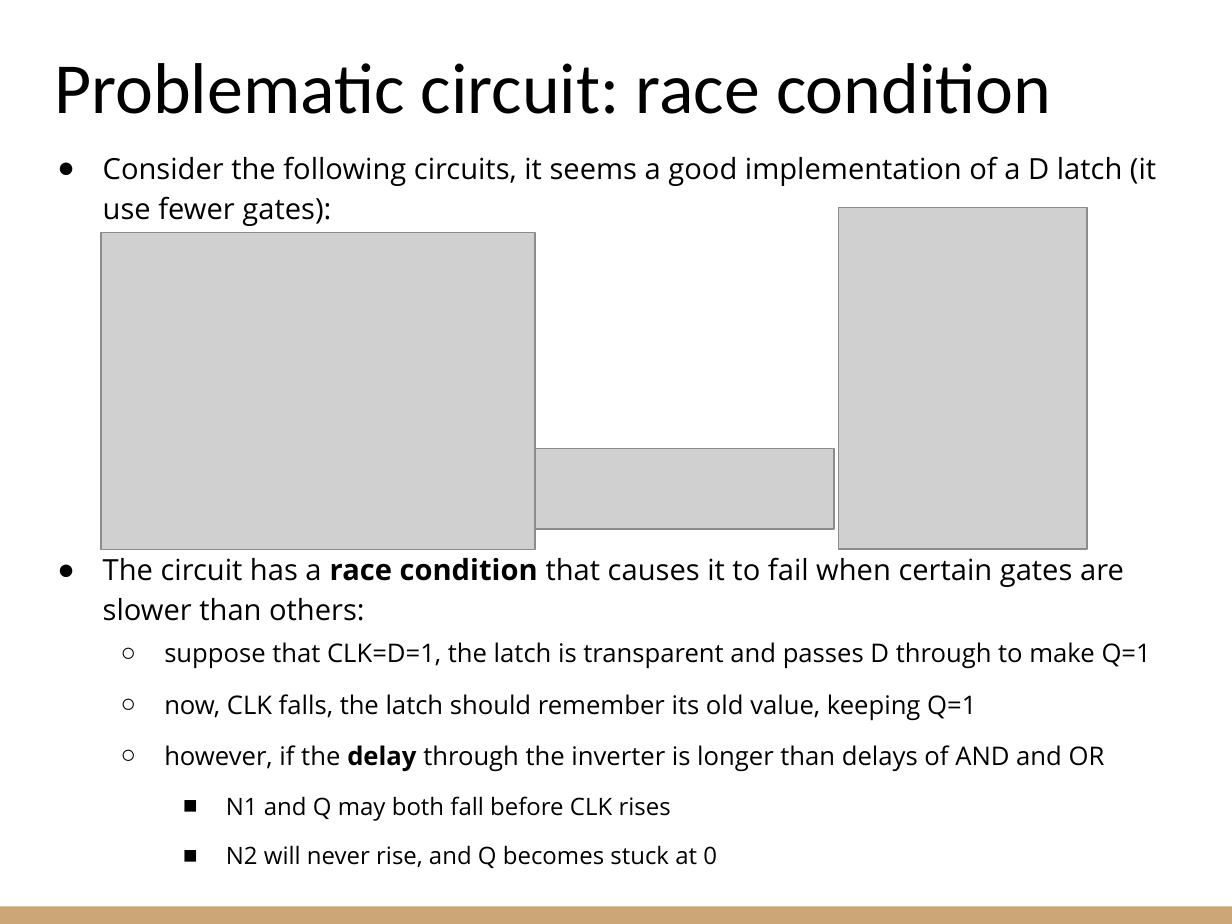
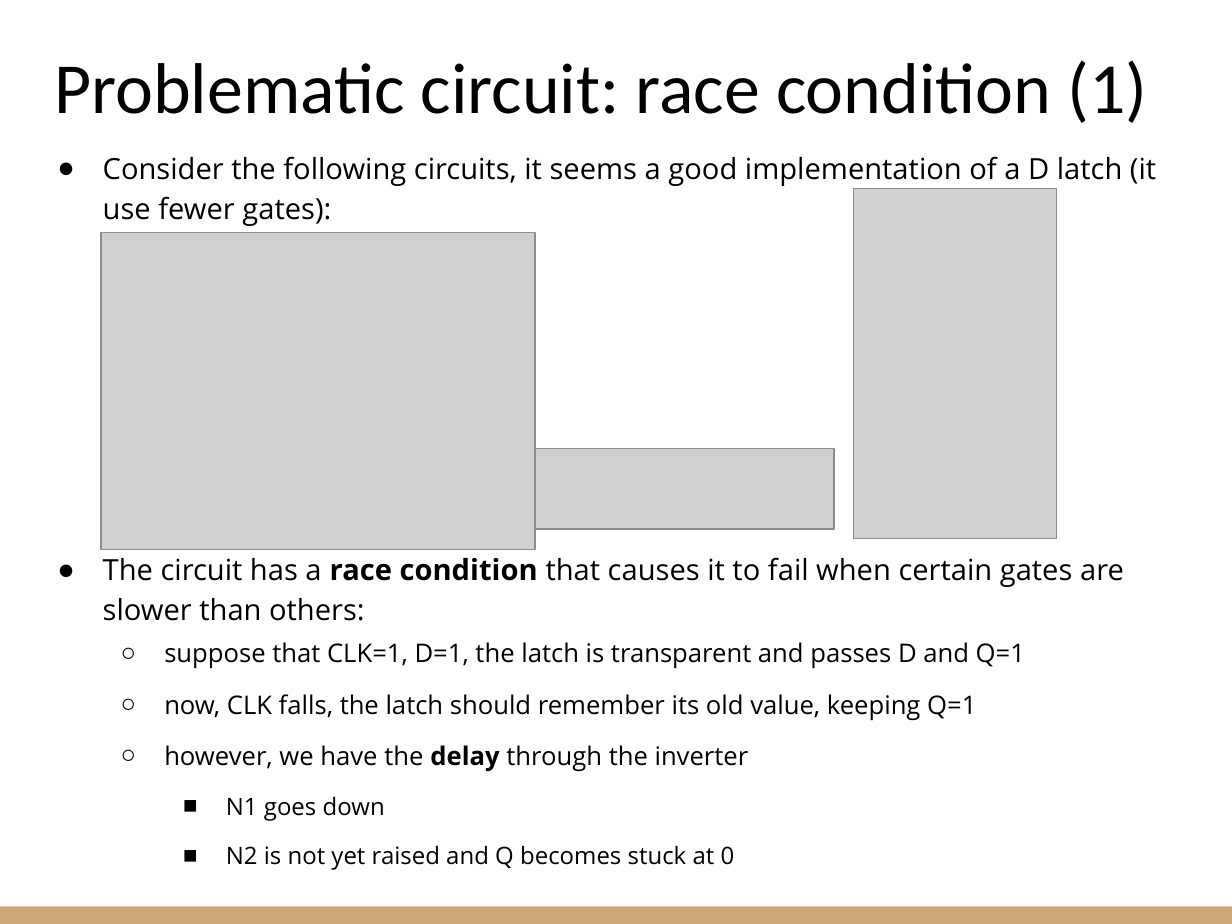
Before and after one commit to riccardoberta/esd, a slide deck: slide 26 of 09 - Sequential Circuits/slides.pptx (slide 20 before the commit). Drawn at 1232x924 pixels with LibreOffice and Linux fonts; fonts in the diff are those of the drawing; grey boxes stand for pictures. Boxes give left, top, right and bottom in pixels: in the first picture for what was removed or moved away, otherwise in the second. Text is boxed around its words. In the diff, an @@ line names an element or a change of style, - is before the commit and + after.

Commit message:
Added exercises to sequential circuits

```diff
--- a/09 - Sequential Circuits/slides.pptx
+++ b/09 - Sequential Circuits/slides.pptx
@@ title at <box>54,60,1148,123</box>: text changed @@
-Problematic circuit: race condition
+Problematic circuit: race condition (1)
@@ picture: place and size @@
-picture at <box>839,207,1088,548</box>
+picture at <box>854,188,1057,540</box>
@@ text at <box>164,642,1025,669</box>: text changed @@
-  ○ suppose that CLK=D=1, the latch is transparent and passes D through to make Q=1
+  ○ suppose that CLK=1, D=1, the latch is transparent and passes D and Q=1
@@ text at <box>164,745,749,870</box>: text changed @@
-  ○ however, if the delay through the inverter is longer than delays of AND and OR
-    ■ N1 and Q may both fall before CLK rises
-    ■ N2 will never rise, and Q becomes stuck at 0
+  ○ however, we have the delay through the inverter
+    ■ N1 goes down
+    ■ N2 is not yet raised and Q becomes stuck at 0
```
Also in this commit, not shown: 7 other slides changed, 8 slides added, 4 slides removed, 36 other files.
